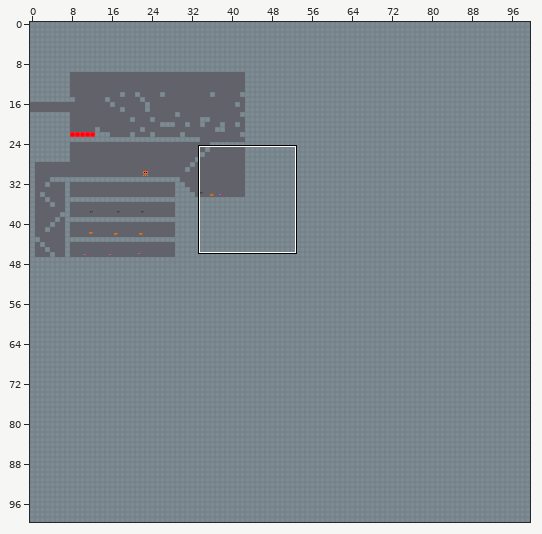
An edit to a level. Tiled map, game/data/level0.tmx. Above, an overview of the earlier version with the close-up marked.
Close-up. Before the commit:
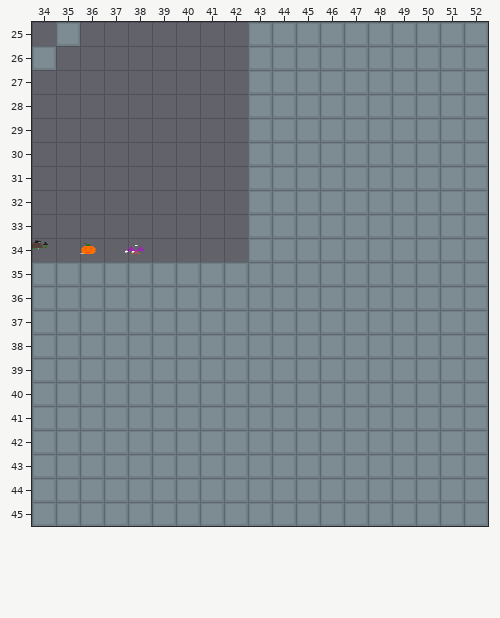
Cells are 32x32 px. Shown: x 34..52, y 25..45. The commit also changed other parts of the map, which this record leaves out.
After the commit:
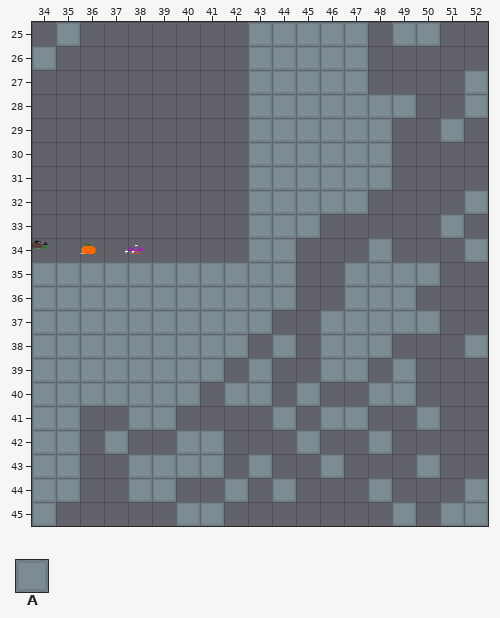
Key: from "Tiles": A 1.
_ is an empty cell, . an unchanged one.
From old to new:
--- layer "Tile Layer 1"
@@ x 35..52 @@
-25 .............A..AA
-26 .............AAAAA
-27 .............AAAA.
-28 ...............AA.
-29 ..............AA.A
-30 ..............AAAA
-31 ..............AAAA
-32 .............AAAA.
-33 ...........AAAAA.A
-34 ..........AAA.AAA.
-35 ..........AA....AA
-36 ..........AA...AAA
-37 .........AA.....AA
-38 ........A.A...AAA.
-39 .......A.AA..A.AAA
-40 ......A..A.AA..AAA
-41 .AA..AAAA.A..AA.AA
-42 .A.AA..AAA.AA.AAAA
-43 .AA....A.AA.AAA.AA
-44 .AA..AA.A.AAA.AAA.
-45 AAAAA..AAAAAAA.A..
+25 ............._..__
+26 ............._____
+27 .............____.
+28 ...............__.
+29 ..............__._
+30 ..............____
+31 ..............____
+32 .............____.
+33 ..........._____._
+34 ..........___.___.
+35 ..........__....__
+36 ..........__...___
+37 .........__.....__
+38 ........_._...___.
+39 ......._.__.._.___
+40 ......_.._.__..___
+41 .__..____._..__.__
+42 ._.__..___.__.____
+43 .__...._.__.___.__
+44 .__..__._.___.___.
+45 _____.._______._..
Where, in picture pixels (left, top, right, bottom), the same in both close-ups:
removed: (56, 22, 488, 526)
